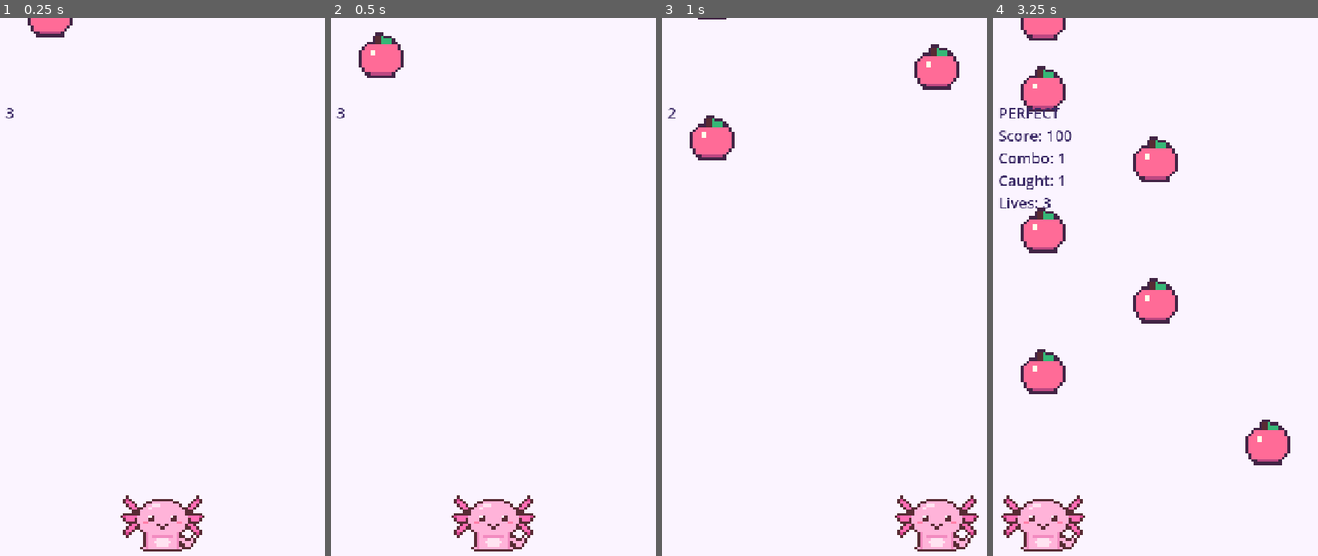
Above: before the commit, frames 1-4 (left to right).
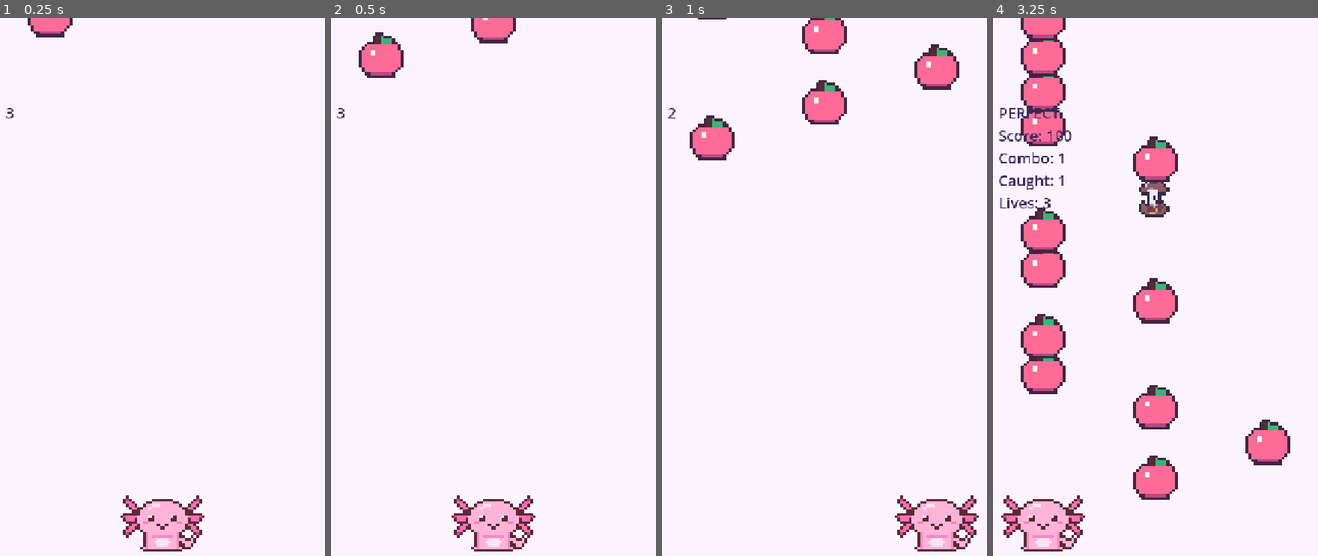
Above: after the commit, the same moments.

Repository: shzzzt/beatbites
Game: Godot game, scene res://scenes/levels/level_05.tscn
Same seed, same stepped clock (60 frames per second), same inputs: the game is played once before the commit and once after it. This scene is started directly instead of the project's main scene. Sound files missing from this copy of the repository are replaced by a short silence.
Inputs (mouse positions are in pixels of both pictures, inside the frame that each line leads up to):
- Up to frame 1 (0.25 s): no input
- Up to frame 2 (0.5 s): no input
- Up to frame 3 (1 s): move the mouse to (899, 287) at 0.52 s; click (899, 287) at 0.67 s
- Up to frame 4 (3.25 s): drag from (1087, 346) to (1139, 437) at 1.27 s; move the mouse to (1188, 184) at 2.02 s; click (1188, 184) at 2.17 s; drag from (1139, 437) to (1054, 227) at 2.77 s

Frame 1 is identical in both runs. In frame 2, 0.6% of the frame differs, in the area x 43-57%, y 0-5%; in frame 3, 1.7%; in frame 4, 5.3%, in the area x 8-57%, y 4-90%.

Commit message:
Connect Dessert selection and complete five-meal navigation

Diff:
--- a/scenes/levels/level_05.tscn
+++ b/scenes/levels/level_05.tscn
@@ -10,6 +10,7 @@
 chart_path = "res://assets/audio/music_dessert.json"
 low_pitch_max = 83
 middle_pitch_max = 90
+notes_per_beat = 2
 
 [node name="Catcher" parent="." unique_id=464772695 instance=ExtResource("2_jejc5")]
 position = Vector2(360, 1080)
--- a/scripts/LevelSelects.gd
+++ b/scripts/LevelSelects.gd
@@ -27,6 +27,7 @@
 	meals[1].pressed.connect(_on_lunch_pressed) # Index 1 is Lunch.
 	meals[2].pressed.connect(_on_snack_pressed) # Index 2 is Snack.
 	meals[3].pressed.connect(_on_dinner_pressed) # Index 3 is Dinner.
+	meals[4].pressed.connect(_on_dessert_pressed) # Index 4 is Dessert.
 
 func _on_breakfast_pressed() -> void:
 	# Open the playable Breakfast scene.
@@ -51,3 +52,10 @@
 		return # Dinner requires clearing Snack first.
 
 	get_tree().change_scene_to_file("res://scenes/levels/level_04.tscn")
+
+
+func _on_dessert_pressed() -> void:
+	if GameState.unlocked_level < 5:
+		return # Dessert requires clearing Dinner first.
+
+	get_tree().change_scene_to_file("res://scenes/levels/level_05.tscn")
